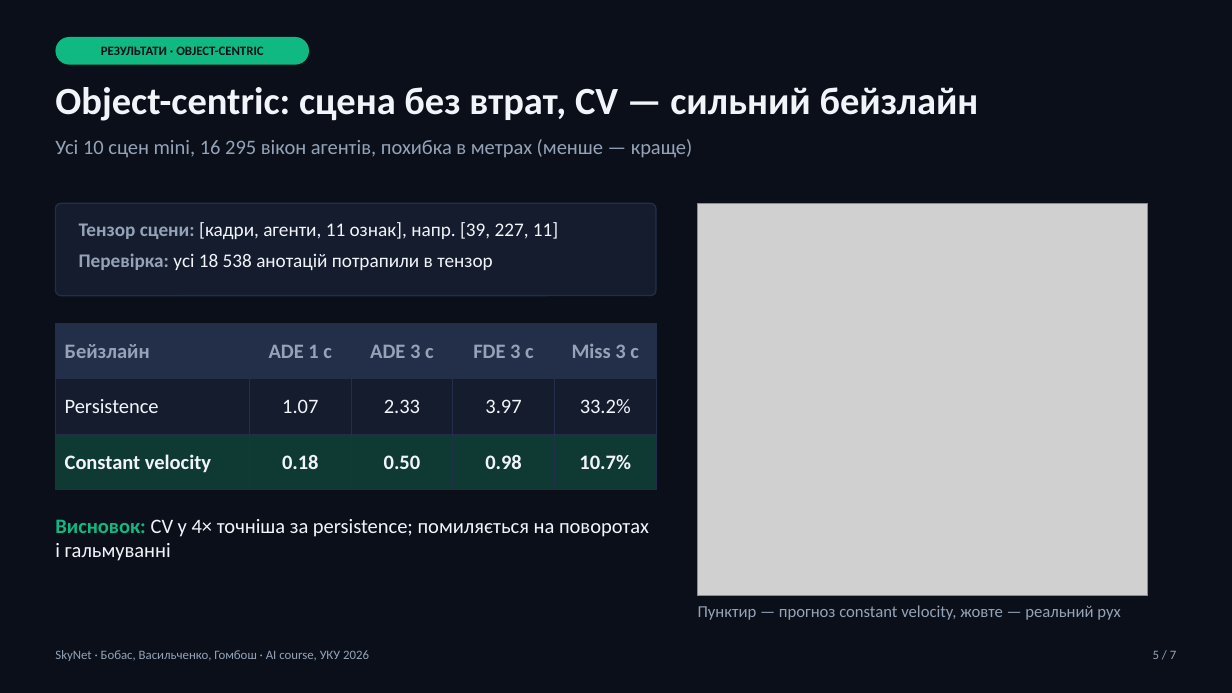
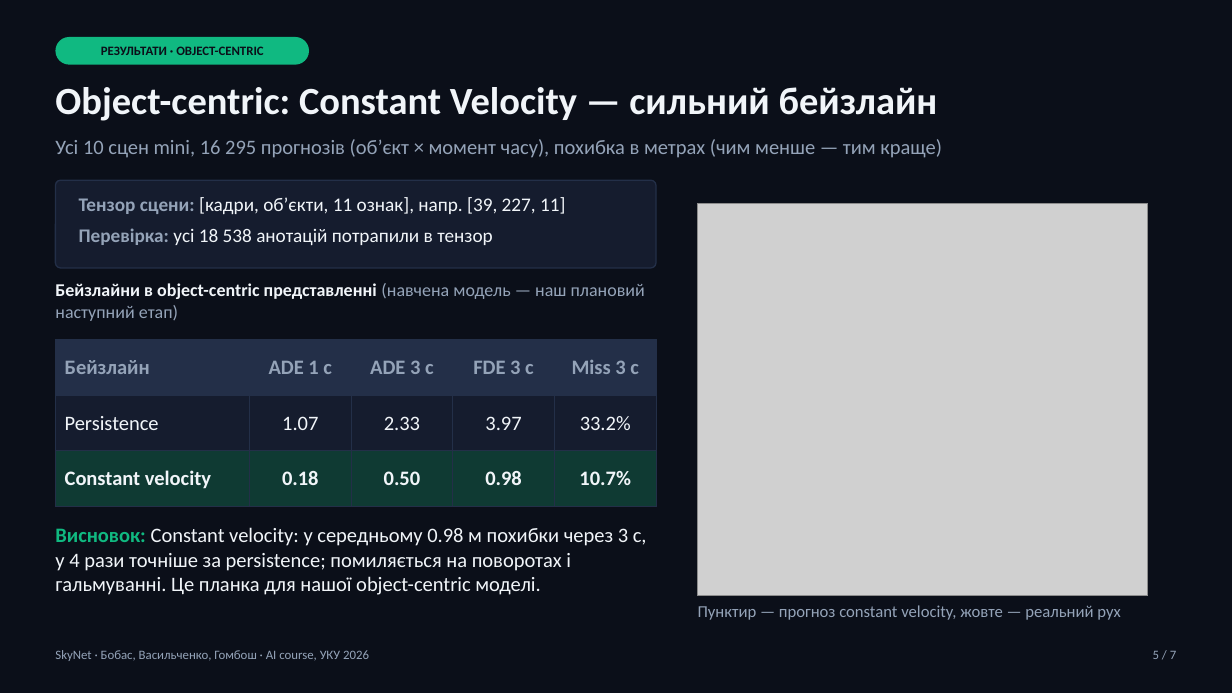
Before and after one commit to Hombosh-dev/SkyNet, a slide deck: slide 5 of docs/slides/Midterm_Presentation_Bobas_Vasylchenko_Hombosh.pptx. Drawn at 1232x693 pixels with LibreOffice and Linux fonts; fonts in the diff are those of the drawing; grey boxes stand for pictures. Boxes give left, top, right and bottom in pixels: in the first picture for what was removed or moved away, otherwise in the second. Text is boxed around its words. In the diff, an @@ line names an element or a change of style, - is before the commit and + after.

```diff
--- a/docs/slides/Midterm_Presentation_Bobas_Vasylchenko_Hombosh.pptx
+++ b/docs/slides/Midterm_Presentation_Bobas_Vasylchenko_Hombosh.pptx
@@ text at <box>55,87,938,121</box>: text changed @@
-Object-centric: сцена без втрат, CV — сильний бейзлайн
+Object-centric: Constant Velocity — сильний бейзлайн
@@ text at <box>55,139,942,158</box>: text changed @@
-Усі 10 сцен mini, 16 295 вікон агентів, похибка в метрах (менше — краще)
+Усі 10 сцен mini, 16 295 прогнозів (обʼєкт × момент часу), похибка в метрах (чим менше — тим краще)
@@ rounded rectangle: place and size @@
-rounded rectangle at <box>55,203,656,296</box>
+rounded rectangle at <box>55,180,656,268</box>
@@ text at <box>79,197,565,214</box>: text changed @@
-Тензор сцени: [кадри, агенти, 11 ознак], напр. [39, 227, 11]
+Тензор сцени: [кадри, обʼєкти, 11 ознак], напр. [39, 227, 11]
@@ text "Тензор сцени: [кадри, обʼєкти, 11 ...": place and size @@
-text "Тензор сцени: [кадри, обʼєкти, 11 ..." at <box>79,222,558,270</box>
+text "Тензор сцени: [кадри, обʼєкти, 11 ..." at <box>79,197,565,245</box>
@@ text added at <box>55,283,645,321</box>, 14 pt, text #94A3B8 @@
+Бейзлайни в object-centric представленні (навчена модель — наш плановий наступний етап)
@@ table: place and size @@
-table at <box>55,323,656,490</box>
+table at <box>55,340,656,506</box>
@@ text at <box>55,527,647,595</box>: text changed @@
-Висновок: CV у 4× точніша за persistence; помиляється на поворотах і гальмуванні
+Висновок: Constant velocity: у середньому 0.98 м похибки через 3 с, у 4 рази точніше за persistence; помиляється на поворотах і гальмуванні. Це планка для нашої object-centric моделі.
```
Also in this commit, not shown: 5 other slides changed, 4 other files.
